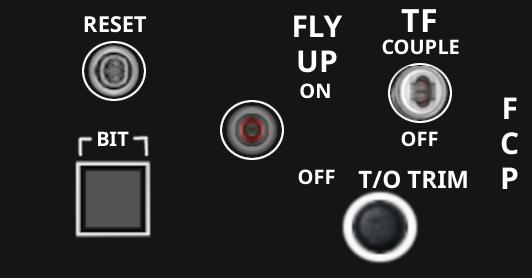
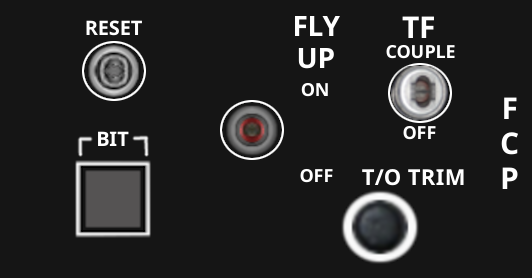
Layer changes from the first w=532, h=278 image to the second:
painted on "COUPLE" over bbox(382, 39, 459, 59)
painted on "ON" over bbox(300, 82, 330, 99)
painted on "OFF #3" over bbox(298, 168, 335, 185)
painted on "OFF #1" over bbox(401, 125, 438, 147)
painted on "T/O TRIM" over bbox(358, 169, 467, 189)
painted on "RESET" over bbox(84, 16, 147, 36)
painted on "TF" over bbox(401, 9, 436, 38)
painted on "FLY ..." over bbox(294, 15, 343, 73)
